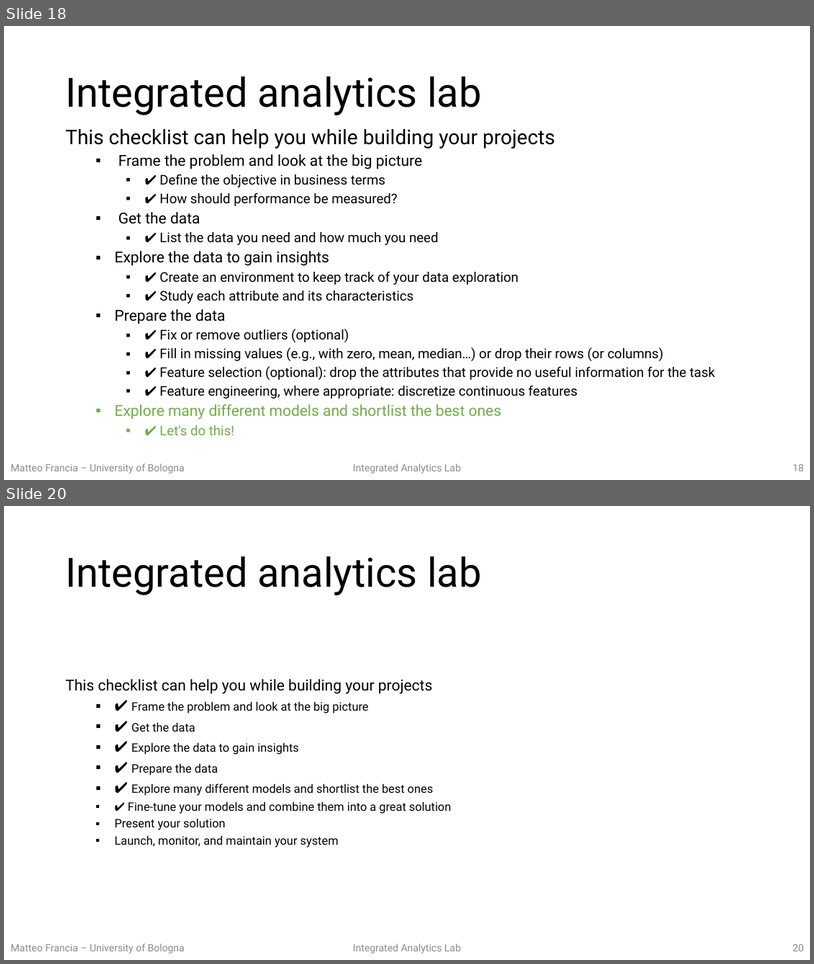
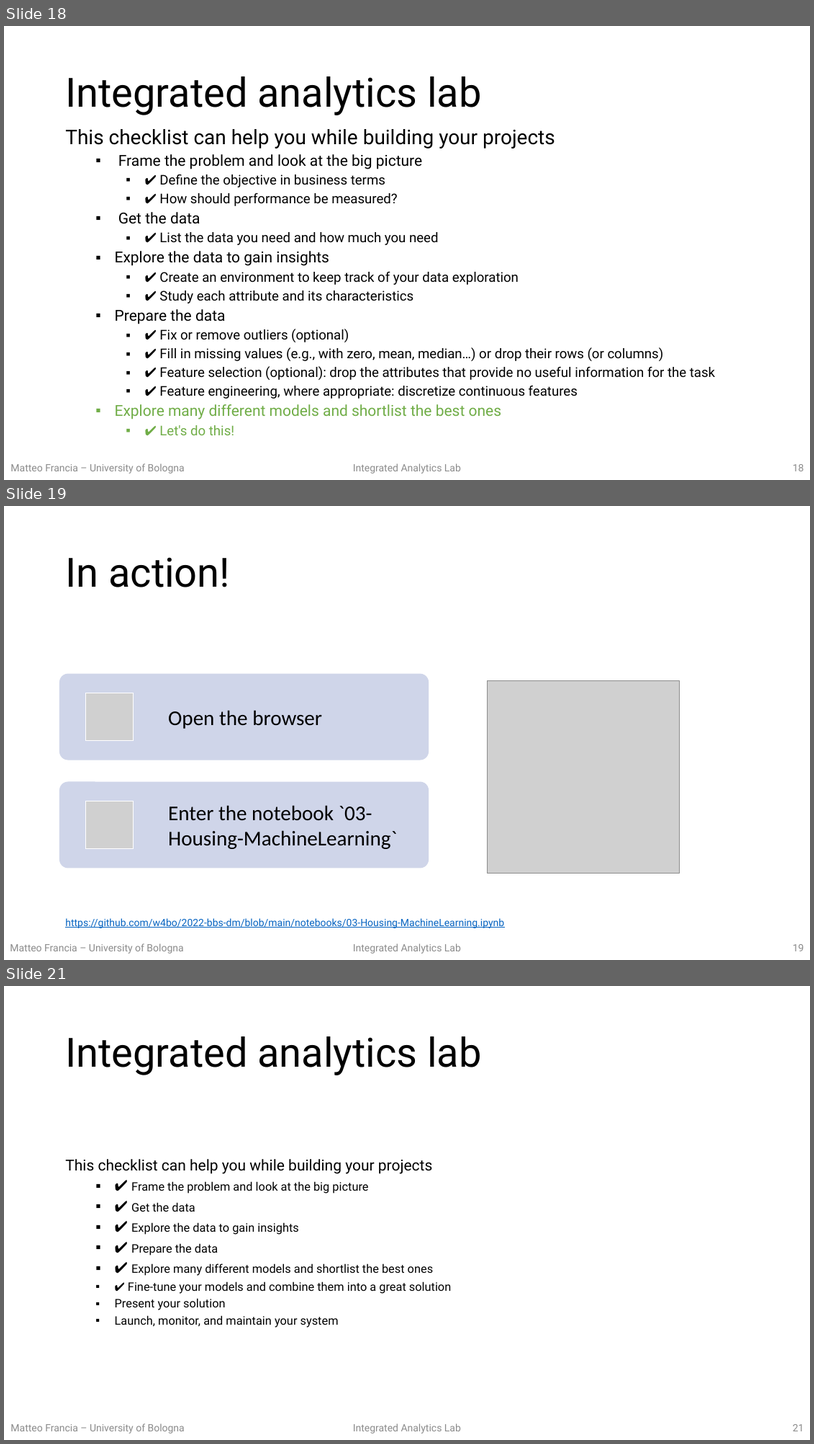
Before and after one commit to w4bo/teaching-handsondatapipelines, a slide deck: 01-MachineLearning/02-slides.pptx. Shown one above the other, each under a label of ours: slides 18 and 20 before the commit, slides 18, 19 and 21 after it; the slides between them are not shown. The pictures are 814x964 and 814x1444 pixels, drawn with LibreOffice and Linux fonts; fonts in the diff are those of the drawing; grey boxes stand for pictures. Boxes give left, top, right and bottom in pixels: in the first picture for what was removed or moved away, otherwise in the second. Text is boxed around its words. In the diff, an @@ line names an element or a change of style, - is before the commit and + after.

```diff
--- a/01-MachineLearning/02-slides.pptx
+++ b/01-MachineLearning/02-slides.pptx
@@ slide 19 added at box(4, 506, 810, 960), background #FFFFFF; not listed: 1 template element that a slide beside it also shows @@
@@ title added at box(65, 557, 230, 587), 48 pt, text #000000 @@
+In action!
@@ picture added at box(487, 680, 680, 872) @@
@@ group added at box(59, 674, 430, 867): 2 rounded rectangles, 2 pictures, 2 texts @@
+Open the browser
+Enter the notebook `03-Housing-MachineLearning`
@@ text added at box(65, 918, 504, 928), 12 pt, text #0563C1, underline @@
+https://github.com/w4bo/2022-bbs-dm/blob/main/notebooks/03-Housing-MachineLearning.ipynb
@@ text added at box(10, 943, 183, 953), 12 pt, text #8C8C8C @@
+Matteo Francia – University of Bologna
@@ page number added at box(793, 944, 805, 951), 12 pt, text #8C8C8C @@
+19
@@ what was slide 20 is now slide 21 @@
@@ page number at box(793, 1424, 805, 1431): text changed @@
-20
+21
```
Also in this commit, not shown: 1 slide changed, 1 other file.
